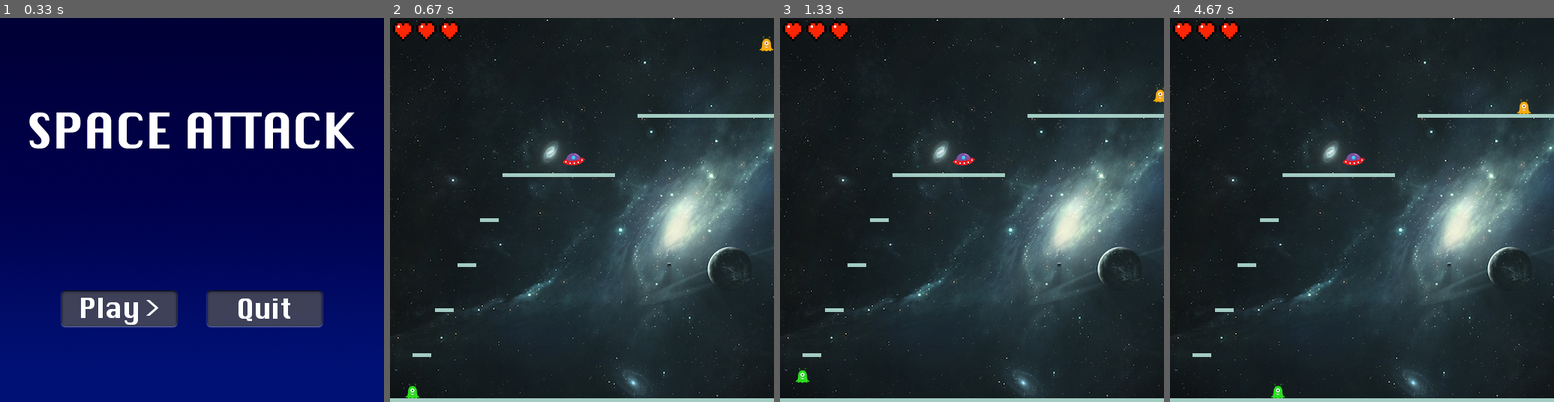
Above: before the commit, frames 1-4 (left to right).
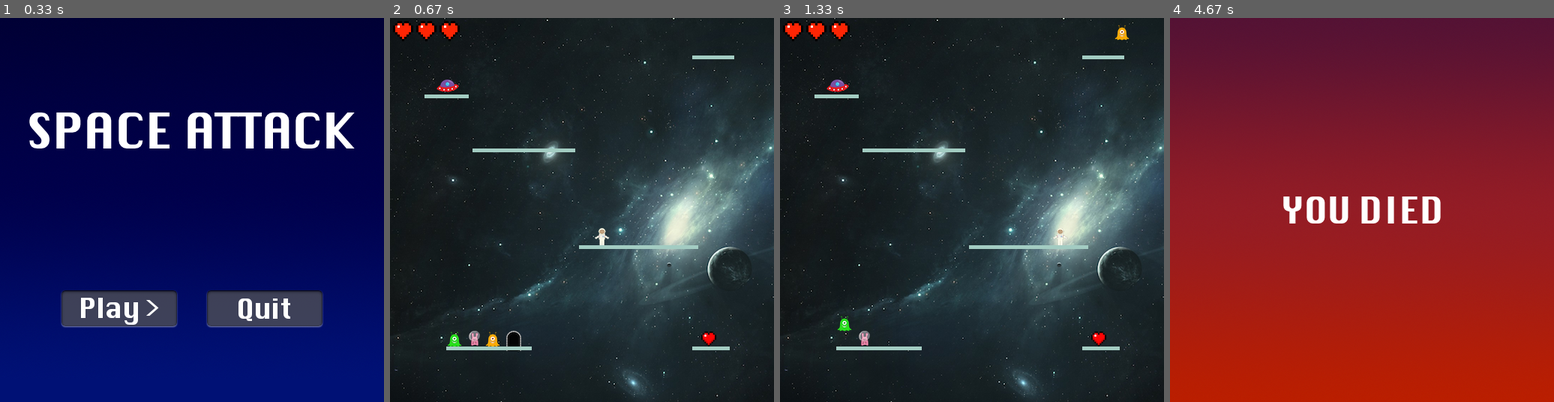
Above: after the commit, the same moments.

Repository: ezfe/Space-Attack
Game: pygame game, started from Space-Attack/main.py
Same seed, same stepped clock (60 frames per second), same inputs: the game is played once before the commit and once after it.
Inputs (mouse positions are in pixels of both pictures, inside the frame that each line leads up to):
- Up to frame 1 (0.33 s): no input
- Up to frame 2 (0.67 s): click (509, 309) at 0.4 s
- Up to frame 3 (1.33 s): hold Right 0.67-1.13 s; hold Up from 1.17 s (still down); hold W from 1.17 s (still down)
- Up to frame 4 (4.67 s): release Up at 1.47 s; release W at 1.47 s; hold Right 1.5-1.97 s; hold D 1.5-1.97 s; hold Left 2-2.53 s; hold A 2-2.53 s; hold Left 2.57-2.97 s; hold A 2.57-2.97 s; hold Up 3-3.37 s; hold W 3-3.37 s; hold Right 3.4-4.03 s; hold D 3.4-4.03 s

Frame 1 is identical in both runs. In frame 2, 3.9% of the frame differs, in the area x 0-100%, y 4-100%; in frame 3, 3.7%; in frame 4, 100%, in the area x 0-100%, y 0-100%.

Commit message:
Scroller

Diff:
--- a/Space-Attack/main.py
+++ b/Space-Attack/main.py
@@ -124,7 +124,7 @@
                 if event.pos[0] > 82 and event.pos[0] < 236 and event.pos[1] > 364 and event.pos[1] < 413:
                     self.window = "level"
                     self.backgroundImage.setImage("images/levelbackground.png")
-                    self.loadLevel(1)
+                    self.loadLevel(5)
                 if event.pos[0] > 276 and event.pos[0] < 430 and event.pos[1] > 364 and event.pos[1] < 413:
                     sys.exit(0)
 
@@ -244,7 +244,10 @@
         except:
             self.clearLevel()
             self.window = "main menu"
-            self.backgroundImage.setImage("images/mainmenu_fin.png")
+            scroller = Scroller(0, 0, 512, 512, self.spritegroup)
+            scroller.loadImage()
+            scroller.scrolling = True
+            #self.backgroundImage.setImage("images/mainmenu_fin.png")
             return
 
         self.lives += self.temphearts
@@ -348,6 +351,22 @@
         """
         self.image = pygame.image.load(image).convert()
         self.dirty = 1
+
+class Scroller(Actor):
+    """
+    Class to show the background
+    """
+    scrolling = False
+    def loadImage(self):
+        """
+        Load the supplied image path as the background
+        """
+        self.image = pygame.image.load('images/scroller.png').convert()
+        self.dirty = 1
+
+    def update(self):
+        if self.scrolling:
+            self.y -= 1
 
 class Heart(Actor):
     """
